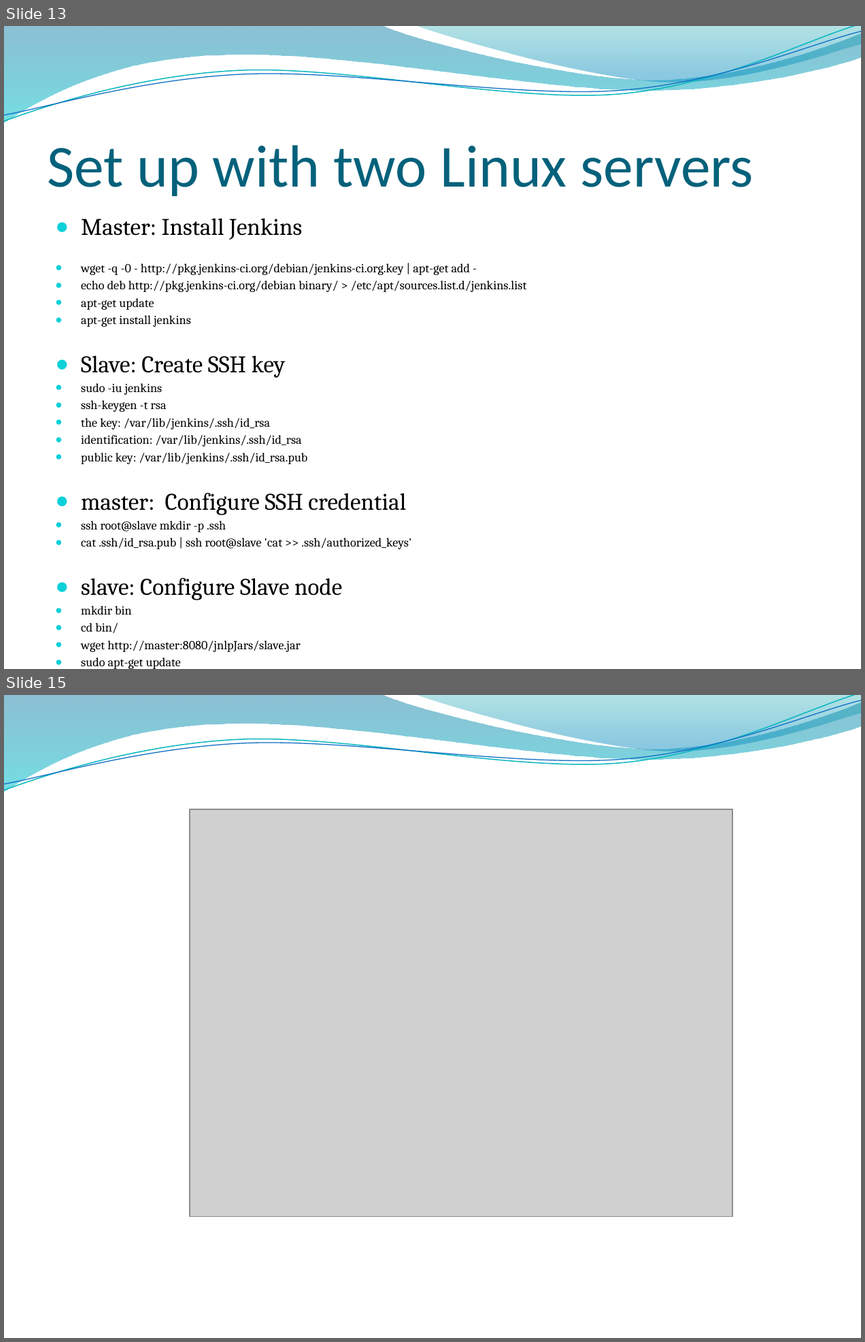
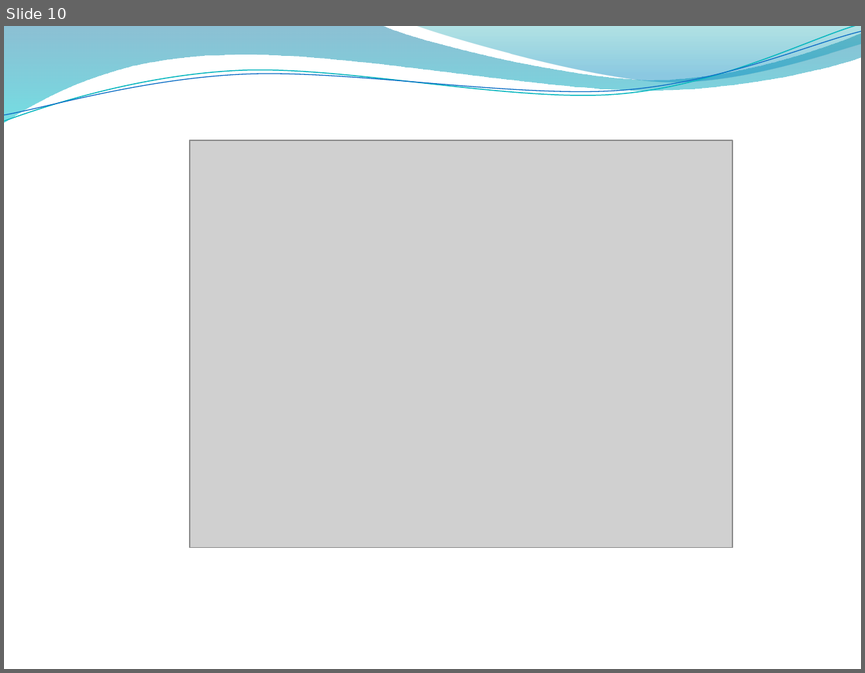
Before and after one commit to Ko38/IntroToJenkins, a slide deck: Introduction to Jenkins.pptx. Shown one above the other, each under a label of ours: slides 13 and 15 before the commit, slide 10 after it; the slides between them are not shown. The pictures are 865x1342 and 865x673 pixels, drawn with LibreOffice and Linux fonts; fonts in the diff are those of the drawing; grey boxes stand for pictures; background and template pictures are left out. Boxes give left, top, right and bottom in pixels: in the first picture for what was removed or moved away, otherwise in the second. Text is boxed around its words. In the diff, an @@ line names an element or a change of style, - is before the commit and + after.

```diff
--- a/Introduction to Jenkins.pptx
+++ b/Introduction to Jenkins.pptx
@@ slide 13 removed at <box>4,26,861,669</box>, background picture (left out); not listed: 4 template elements that a slide beside it also shows @@
@@ title removed at <box>47,145,753,196</box> @@
-Set up with two Linux servers
@@ text removed at <box>81,218,527,669</box> @@
-● Master: Install Jenkins
-● wget -q -0 - http://pkg.jenkins-ci.org/debian/jenkins-ci.org.key | apt-get add -
-● echo deb http://pkg.jenkins-ci.org/debian binary/ > /etc/apt/sources.list.d/jenkins.list
-● apt-get update
-● apt-get install jenkins
-● Slave: Create SSH key
-● sudo -iu jenkins
-● ssh-keygen -t rsa
-● the key: /var/lib/jenkins/.ssh/id_rsa
-● identification: /var/lib/jenkins/.ssh/id_rsa
-● public key: /var/lib/jenkins/.ssh/id_rsa.pub
-● master: Configure SSH credential
-● ssh root@slave mkdir -p .ssh
-● cat .ssh/id_rsa.pub | ssh root@slave 'cat >> .ssh/authorized_keys'
-● slave: Configure Slave node
-● mkdir bin
-● cd bin/
-● wget http://master:8080/jnlpJars/slave.jar
-● sudo apt-get update
-● sudo apt-get install default-jre
@@ what was slide 15 is now slide 10 @@
```
Also in this commit, not shown: 1 slide changed, 4 other slides removed, 26 other files.
